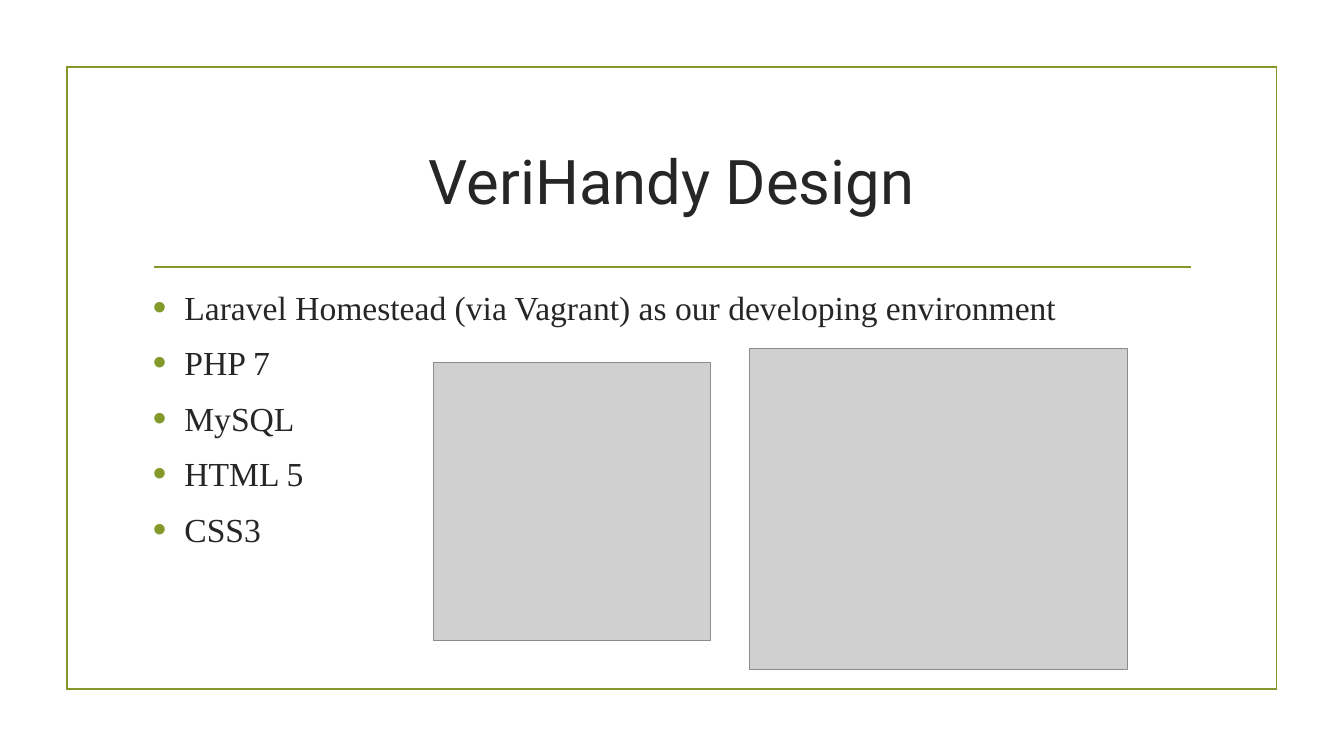
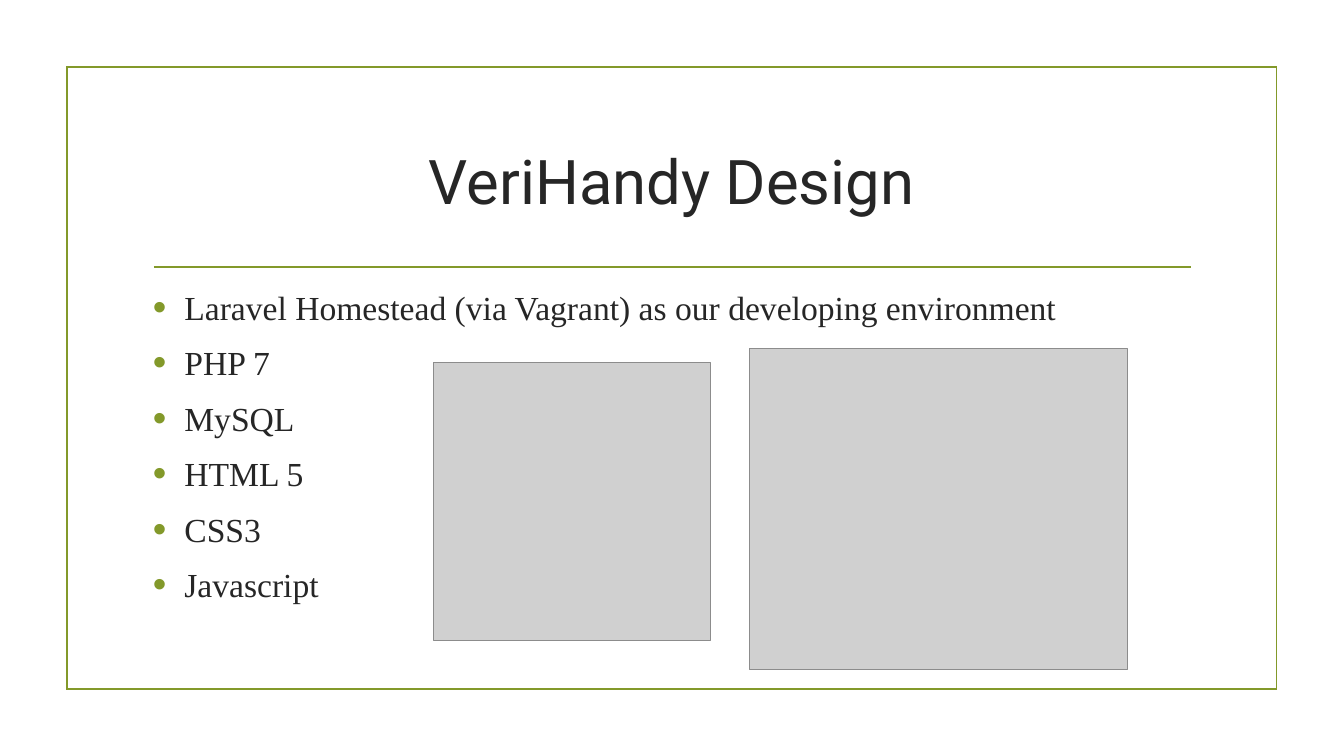
Before and after one commit to jjumbc/Software-Engineering-Group-project, a slide deck: slide 3 of Presentation/FINAL.pptx. Drawn at 1344x756 pixels with LibreOffice and Linux fonts; fonts in the diff are those of the drawing; grey boxes stand for pictures; background and template pictures are left out. Boxes give left, top, right and bottom in pixels: in the first picture for what was removed or moved away, otherwise in the second. Text is boxed around its words. In the diff, an @@ line names an element or a change of style, - is before the commit and + after.

Commit message:
Added a design slide to final presentation

```diff
--- a/Presentation/FINAL.pptx
+++ b/Presentation/FINAL.pptx
@@ text at (184, 574, 318, 604): paragraph added @@
+• Javascript
```
Also in this commit, not shown: 1 slide added.
